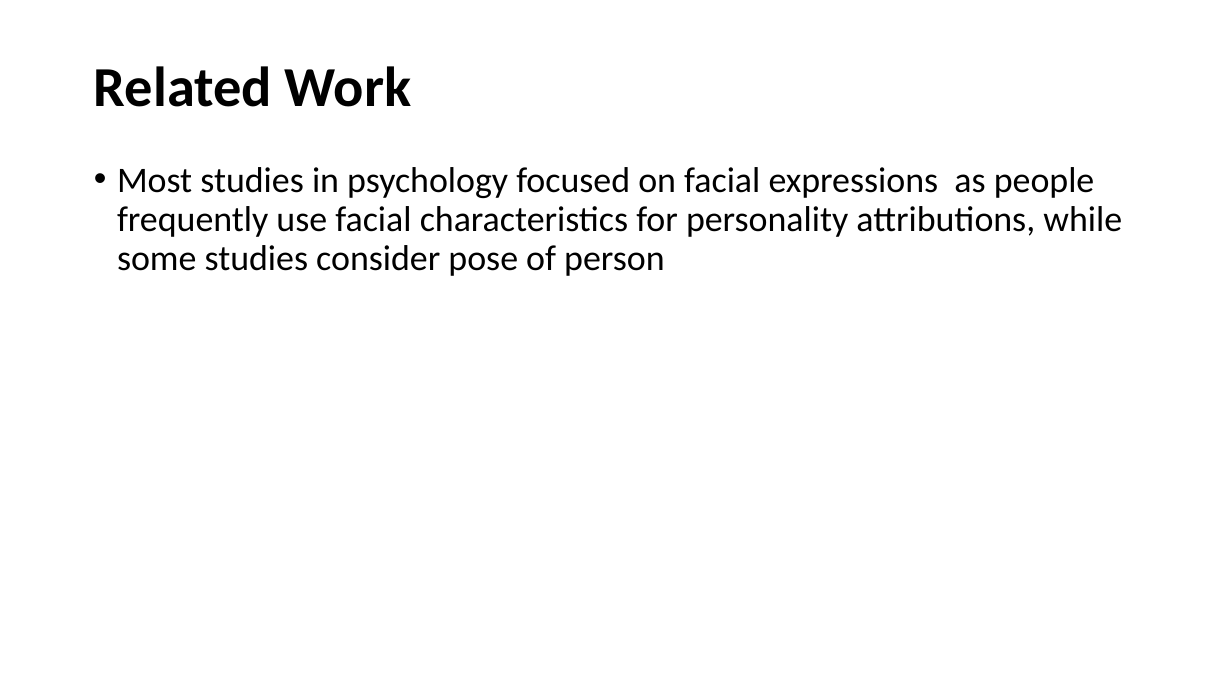
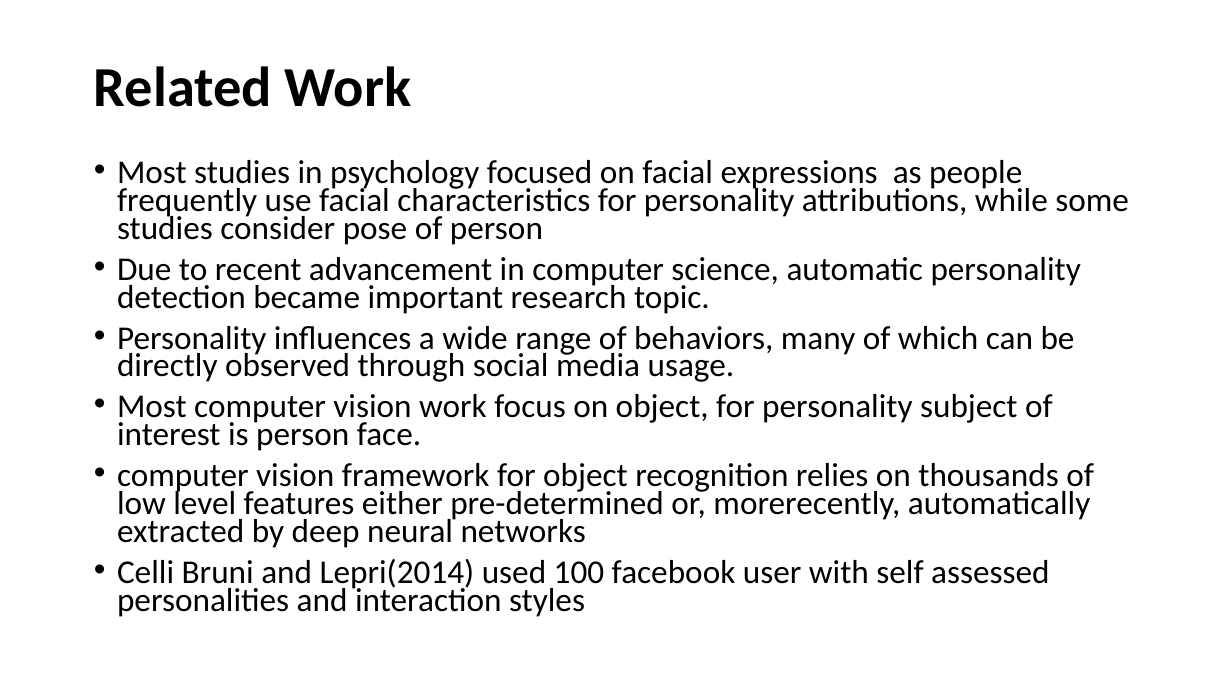
Before and after one commit to Sandhya-Bairi/USU-Assignments-and-Projects, a slide deck: slide 8 of CS 6675 - Advance Data Science/Practicum/Presentation.pptx. Drawn at 1232x693 pixels with LibreOffice and Linux fonts; fonts in the diff are those of the drawing. Boxes give left, top, right and bottom in pixels: in the first picture for what was removed or moved away, otherwise in the second. Text is boxed around its words. In the diff, an @@ line names an element or a change of style, - is before the commit and + after.

```diff
--- a/CS 6675 - Advance Data Science/Practicum/Presentation.pptx
+++ b/CS 6675 - Advance Data Science/Practicum/Presentation.pptx
@@ text at [117,160,1129,245]: size 28 to 25.9 pt in "Most studies in psychology focused on facial ..."; line spacing 0.9 to 0.7 @@
@@ text at [117,257,1094,617]: paragraphs added @@
+• Due to recent advancement in computer science, automatic personality detection became important research topic.
+• Personality influences a wide range of behaviors, many of which can be directly observed through social media usage.
+• Most computer vision work focus on object, for personality subject of interest is person face.
+• computer vision framework for object recognition relies on thousands of low level features either pre-determined or, morerecently, automatically extracted by deep neural networks
+• Celli Bruni and Lepri(2014) used 100 facebook user with self assessed personalities and interaction styles
```
Also in this commit, not shown: 8 slides added, 42 other files.
